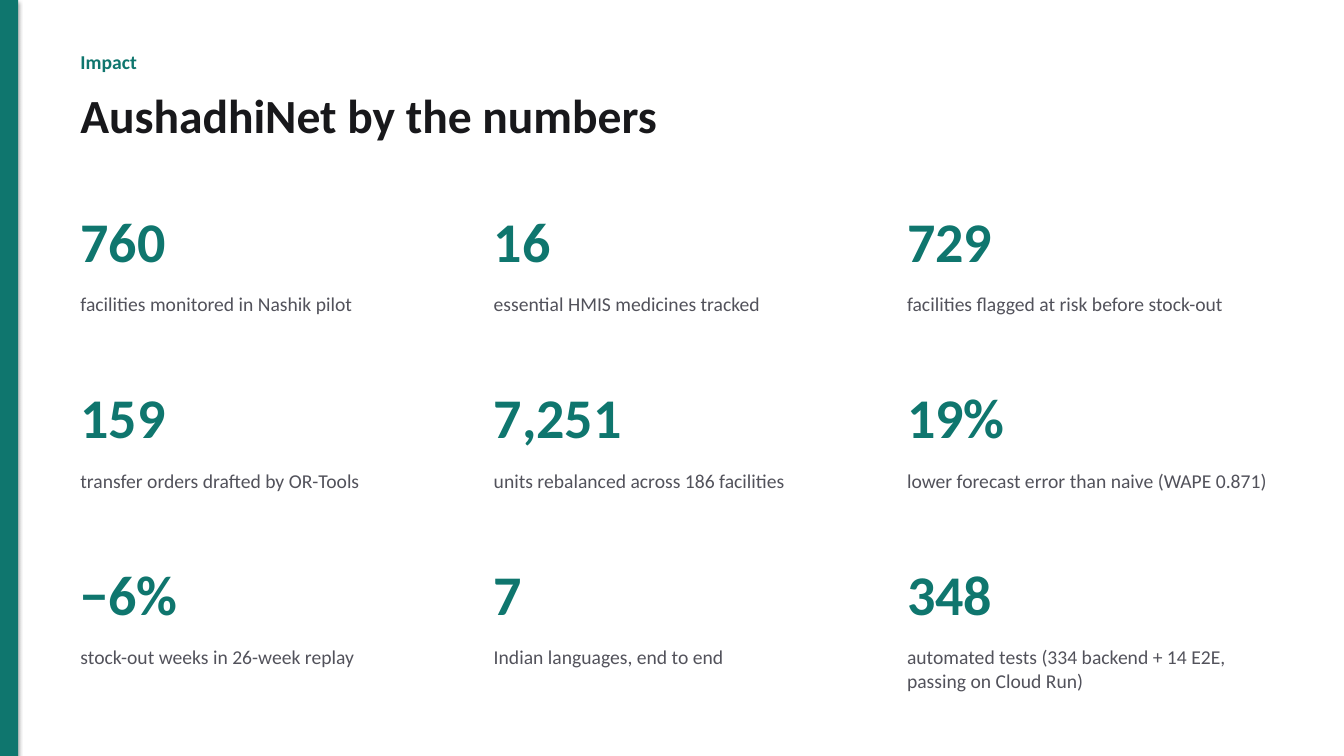
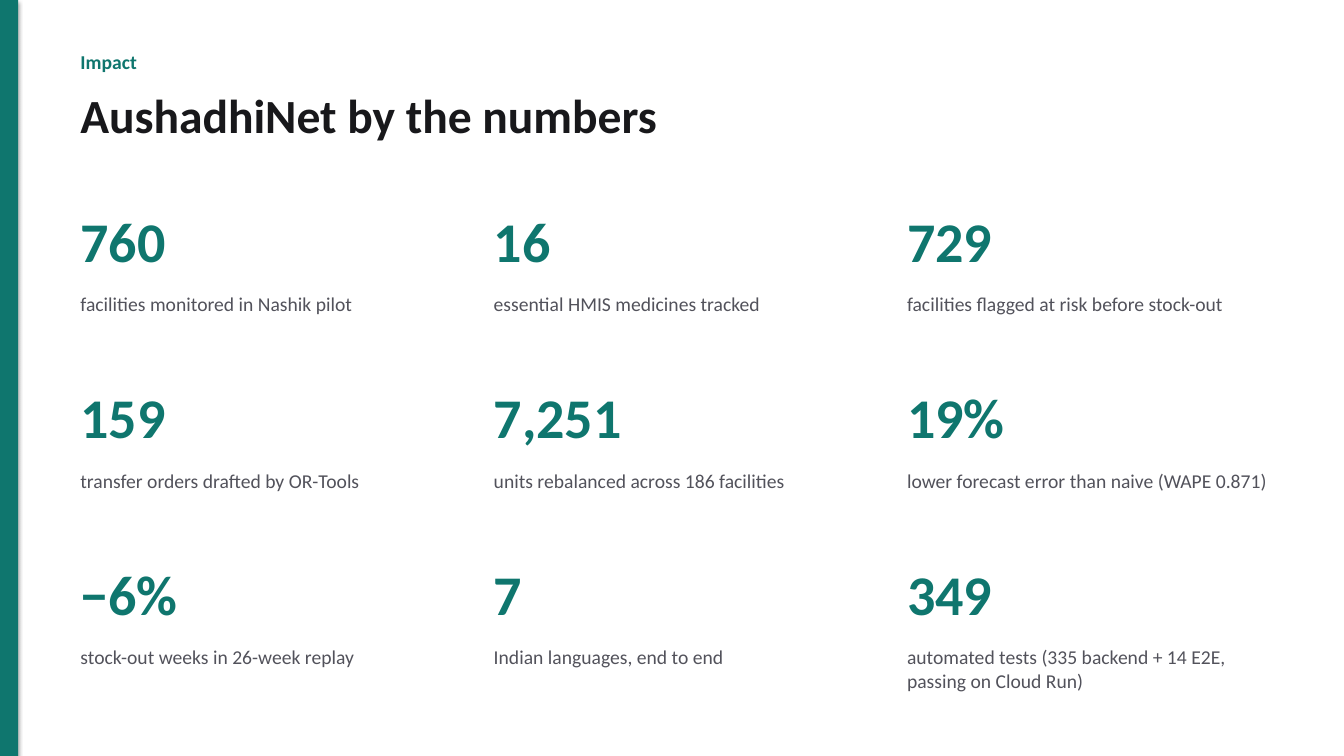
Before and after one commit to akshat333-debug/AushadhiNet, a slide deck: slide 9 of docs/pitch/AushadhiNet-pitch.pptx. Drawn at 1344x756 pixels with LibreOffice and Linux fonts; fonts in the diff are those of the drawing. Boxes give left, top, right and bottom in pixels: in the first picture for what was removed or moved away, otherwise in the second. Text is boxed around its words. In the diff, an @@ line names an element or a change of style, - is before the commit and + after.

```diff
--- a/docs/pitch/AushadhiNet-pitch.pptx
+++ b/docs/pitch/AushadhiNet-pitch.pptx
@@ text at (x1=907, y1=578, x2=992, y2=616): text changed @@
-348
+349
@@ text at (x1=907, y1=650, x2=1225, y2=692): text changed @@
-automated tests (334 backend + 14 E2E, passing on Cloud Run)
+automated tests (335 backend + 14 E2E, passing on Cloud Run)
```
Also in this commit, not shown: 1 other slide changed, 2 slides added, 3 other files.
